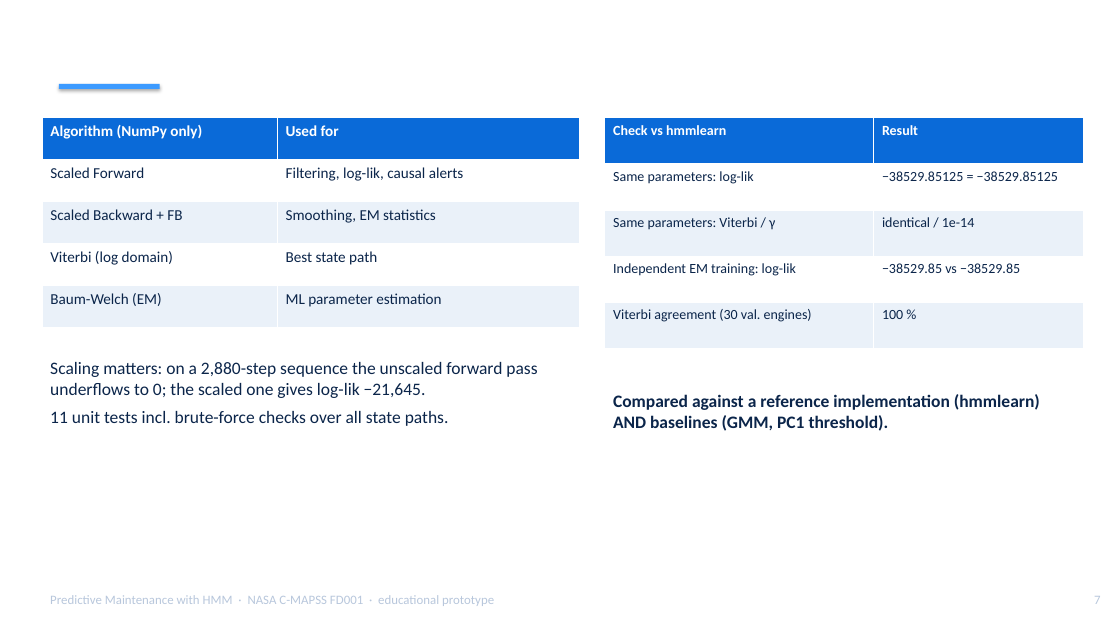
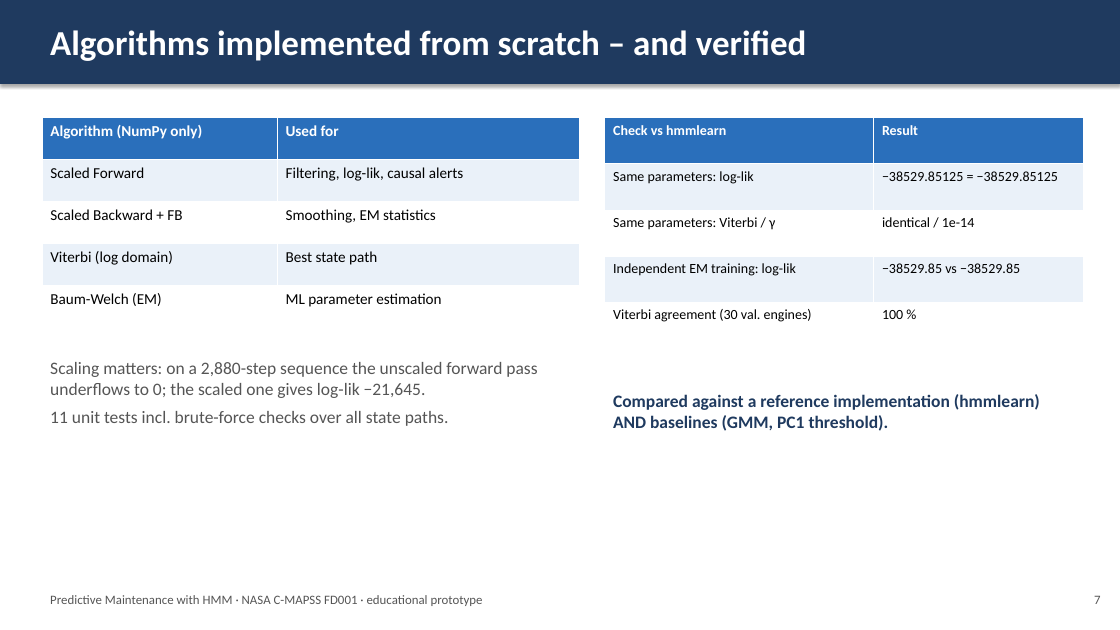
Before and after one commit to Ishita09-prog/predictive-maintenance-hmm, a slide deck: slide 7 of reports/Presentation.pptx. Drawn at 1120x630 pixels with LibreOffice and Linux fonts; fonts in the diff are those of the drawing; background and template pictures are left out. Boxes give left, top, right and bottom in pixels: in the first picture for what was removed or moved away, otherwise in the second. Text is boxed around its words. In the diff, an @@ line names an element or a change of style, - is before the commit and + after.

```diff
--- a/reports/Presentation.pptx
+++ b/reports/Presentation.pptx
@@ rectangle added at (0, 0, 1120, 84), fill #1F3A5F @@
@@ text "Algorithms implemented from scratch – ..." rewrapped from (50, 25, 1059, 84) to (50, 30, 807, 61) @@
@@ rectangle removed at (59, 84, 160, 89) @@
@@ table at (42, 118, 580, 328) @@
@@ fill #0A6AD8 to #2A6FBB in row 1 @@
@@ fill #FFFFFF to #EAF1F9 in 4 cells @@
@@ fill #EAF1F9 to #FFFFFF in 4 cells @@
@@ text colour #0B254A to #000000 in "Scaled Forward", "Filtering, log-lik, causal alerts", "Scaled Backward + FB", "Smoothing, EM statistics" and 4 more places @@
@@ table at (605, 118, 1084, 349) @@
@@ fill #0A6AD8 to #2A6FBB in row 1 @@
@@ fill #FFFFFF to #EAF1F9 in 4 cells @@
@@ fill #EAF1F9 to #FFFFFF in 4 cells @@
@@ text colour #0B254A to #000000 in "Same parameters: log-lik", "−38529.85125 = −38529.85125", "Same parameters: Viterbi / γ", "identical / 1e-14" and 4 more places @@
@@ rounded rectangle removed at (25, 340, 605, 567) @@
@@ text "Scaling matters: on a 2,880-step ..." at (50, 362, 537, 426): text colour #0B254A to #555555 @@
@@ rounded rectangle removed at (588, 378, 1101, 496) @@
@@ text "Compared against a reference implementation ..." at (613, 394, 1040, 431): text colour #0B254A to #1F3A5F @@
@@ text "Predictive Maintenance with HMM · ..." at (50, 595, 483, 606): text colour #B8C7DC to #555555 @@
@@ text "7" at (1094, 596, 1100, 604): text colour #B8C7DC to #555555 @@
```
Also in this commit, not shown: 13 other slides changed.
